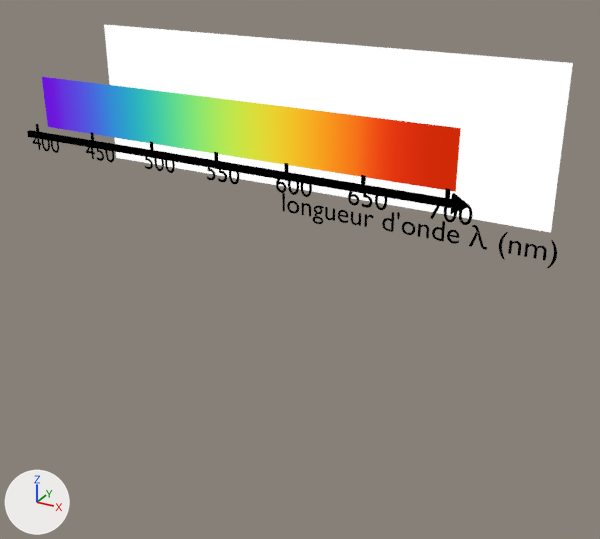
One commit to the Blender file images/lumiere/spectre_domaine_visible.blend: the scene before it, then after it.
Rendered twice from a 50 mm lens placed at (5.2, -7.61, 2.6), pointed at (0.5, 0.93, -1.67). Lighting does not change. The marker at lower left points along +X, +Y and +Z. Text is drawn in Blender's own font.

Objects in the first picture: 'Fleche.001', "Longueur d'onde", 'Plane', 'Spectre'.
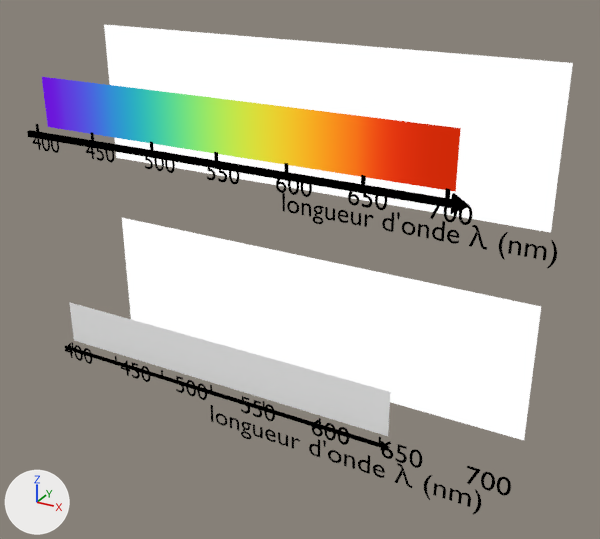
Boxes [x1, y1, x2, y2] around the edits, measured in the pictures (600 x 539 px):
'Plane.001', added: after [122, 218, 541, 440]
'Spectre.002', added: after [69, 302, 390, 436]
'Traits gaz.001', added (black): after [65, 342, 390, 451]
'valeur gaz.001', added (black): after [65, 343, 511, 496]
"Longueur d'onde.001", added (black): after [211, 405, 481, 515]

Diff of the bpy script that builds the scene:
```diff
--- a/images/lumiere/spectre_domaine_visible.blend.py
+++ b/images/lumiere/spectre_domaine_visible.blend.py
@@ mat_texte_001 @@
+mat_texte_001 = emission_material('Texte.001')
+mat_texte_001.base_color = (0.0, 0.0, 0.0)  # black #000000
@@ mat_material_002 @@
+mat_material_002 = diffuse_material('Material.002')
+mat_material_002.base_color = (1.0, 1.0, 1.0)  # white #ffffff
@@ mat_ligne_001 @@
+mat_ligne_001 = emission_material('Ligne.001')
+mat_ligne_001.base_color = (0.0, 0.0, 0.0)  # black #000000
@@ me_plane_001 @@
+me_plane_001.from_pydata([(-0.82, -1.95, 0.0), (-0.82, 1.0, 0.0), (1.05, -1.95, 0.0), (1.05, 1.0, 0.0), (-0.1, 1.0, 0.0), (-0.1, -1.95, 0.0)], [], [(5, 2, 3, 4), (0, 5, 4, 1)])
+me_plane_001.materials.append(mat_material_002)  # its picture is missing
@@ me_plane_008 @@
+me_plane_008.from_pydata(...)  # 56 vertices, 33 faces; spans x -5.0..342.0, y -1.0..1.0, z 0.0
+me_plane_008.materials.append(mat_ligne_001)  # black #000000
@@ me_plane_004 @@
+me_plane_004.from_pydata([(-1.0, -1.0, 0.0), (1.0, -1.0, 0.0), (-1.0, 1.0, 0.0), (1.0, 1.0, 0.0)], [], [(0, 1, 3, 2)])
+me_plane_004.materials.append(mat_blanc)  # white #ffffff
@@ txt_texte_luciole_001 @@
+txt_texte_luciole_001 = bpy.data.curves.new('Texte luciole.001', 'FONT')
+txt_texte_luciole_001.body = '400     450    500     550     600    650     700  '
+txt_texte_luciole_001.materials.append(mat_texte_001)  # black #000000
+txt_texte_luciole_001.size = 0.816
+txt_texte_luciole_001.space_line = 0.7
@@ txt_texte_luciole_009 @@
+txt_texte_luciole_009 = bpy.data.curves.new('Texte luciole.009', 'FONT')
+txt_texte_luciole_009.body = "longueur d'onde λ (nm)"
+txt_texte_luciole_009.materials.append(mat_texte_001)  # black #000000
+txt_texte_luciole_009.size = 0.816
+txt_texte_luciole_009.space_line = 0.7
@@ ob_valeur_gaz_001 @@
+ob_valeur_gaz_001 = bpy.data.objects.new('valeur gaz.001', txt_texte_luciole_001)
+ob_valeur_gaz_001.location = (-2.73, -0.13, -3.29)
+ob_valeur_gaz_001.rotation_euler = (1.571, 0.0, 0.0)  # degrees (90, 0, 0)
+ob_valeur_gaz_001.scale = (0.43, 0.43, 0.43)
@@ ob_longueur_d_onde_001 @@
+ob_longueur_d_onde_001 = bpy.data.objects.new("Longueur d'onde.001", txt_texte_luciole_009)
+ob_longueur_d_onde_001.location = (-0.26, -0.13, -3.59)
+ob_longueur_d_onde_001.rotation_euler = (1.571, 0.0, 0.0)  # degrees (90, 0, 0)
+ob_longueur_d_onde_001.scale = (0.463, 0.463, 0.463)
@@ ob_spectre_002 @@
+ob_spectre_002 = bpy.data.objects.new('Spectre.002', me_plane_001)
+ob_spectre_002.location = (-0.48, -0.07, -2.83)
+ob_spectre_002.rotation_euler = (1.571, 3.142, 3.142)  # degrees (90, 180, 180)
+ob_spectre_002.scale = (2.56, 0.203, 2.43)
@@ ob_traits_gaz_001 @@
+ob_traits_gaz_001 = bpy.data.objects.new('Traits gaz.001', me_plane_008)
+ob_traits_gaz_001.location = (-2.5, -0.19, -3.03)
+ob_traits_gaz_001.rotation_euler = (1.571, 0.0, 0.0)  # degrees (90, 0, 0)
+ob_traits_gaz_001.scale = (0.0141, 0.0562, 0.562)
@@ ob_plane_001 @@
+ob_plane_001 = bpy.data.objects.new('Plane.001', me_plane_004)
+ob_plane_001.location = (0.0, 2.0, -2.98)
+ob_plane_001.rotation_euler = (1.571, 0.0, 0.0)  # degrees (90, 0, 0)
+ob_plane_001.scale = (3.34, 1.0, 1.0)
```
